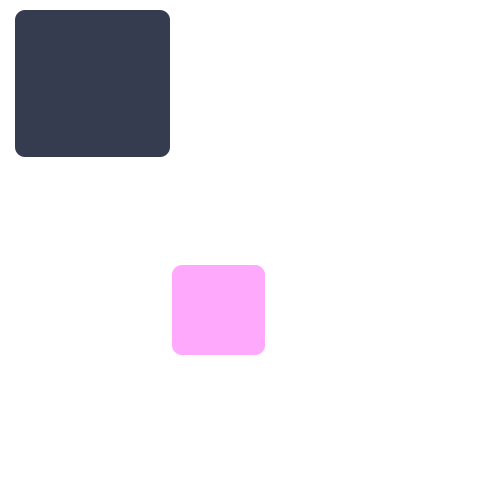
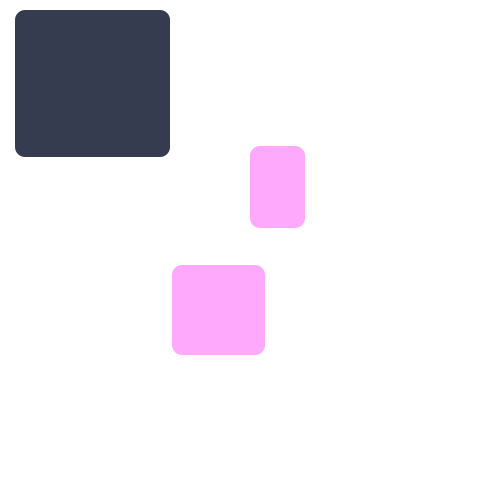
Revision of a layered 500 x 500 image; what changed, layer by layer:
added layer "모서리가 둥근 직사각형 3" above "모서리가 둥근 직사각형 2" over [left=250, top=146, right=305, bottom=228]
